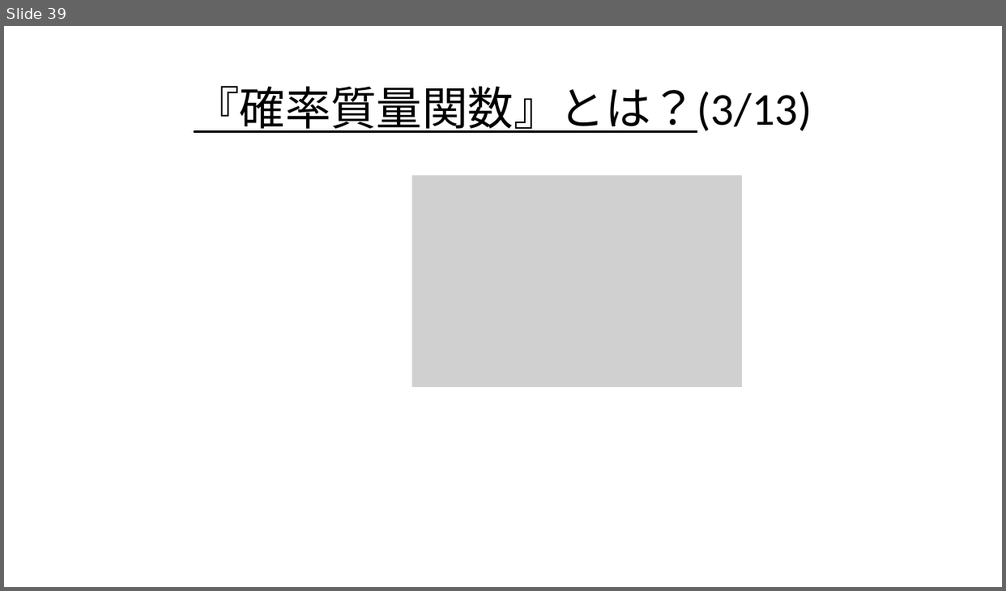
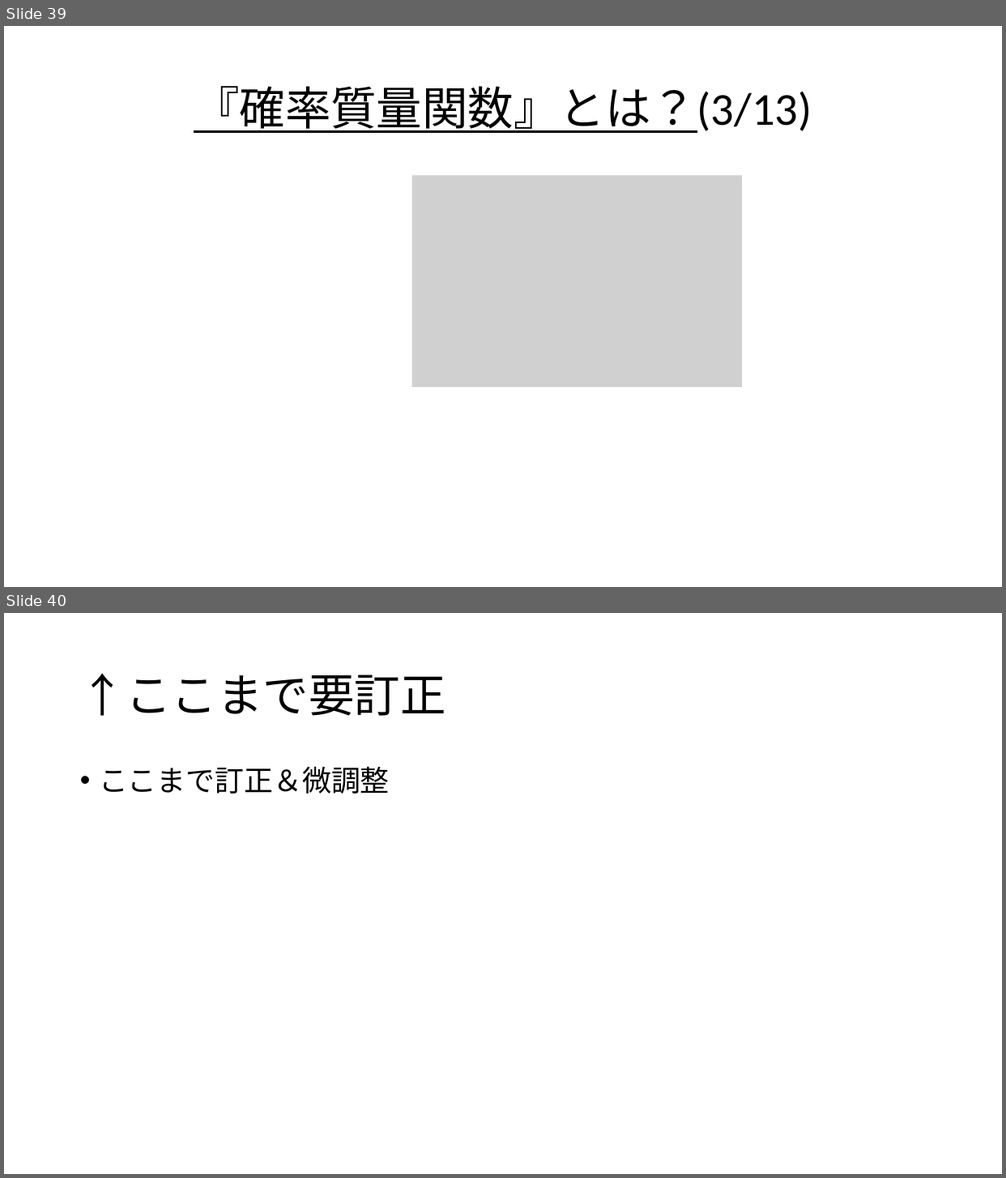
Before and after one commit to Ryo-KATAYAMA/Senior_Project, a slide deck: Chapter4_1.pptx. Shown one above the other, each under a label of ours: slide 39 before the commit, slides 39 and 40 after it. The pictures are 1006x591 and 1006x1178 pixels, drawn with LibreOffice and Linux fonts; fonts in the diff are those of the drawing; grey boxes stand for pictures. Boxes give left, top, right and bottom in pixels: in the first picture for what was removed or moved away, otherwise in the second. Text is boxed around its words. In the diff, an @@ line names an element or a change of style, - is before the commit and + after.

Commit message:
前回訂正で間違っていたところ再訂正、説明に追記必要なところは編集内容の予定と大まかな範囲を指定しスライドに追記

```diff
--- a/Chapter4_1.pptx
+++ b/Chapter4_1.pptx
@@ slide 40 added at [4,613,1002,1174], background #FFFFFF @@
@@ title added at [80,673,446,716], 44 pt, text #000000 @@
+↑ここまで要訂正
@@ text added at [99,766,390,794], 28 pt, text #000000 @@
+• ここまで訂正＆微調整
```
Also in this commit, not shown: 5 slides changed.
